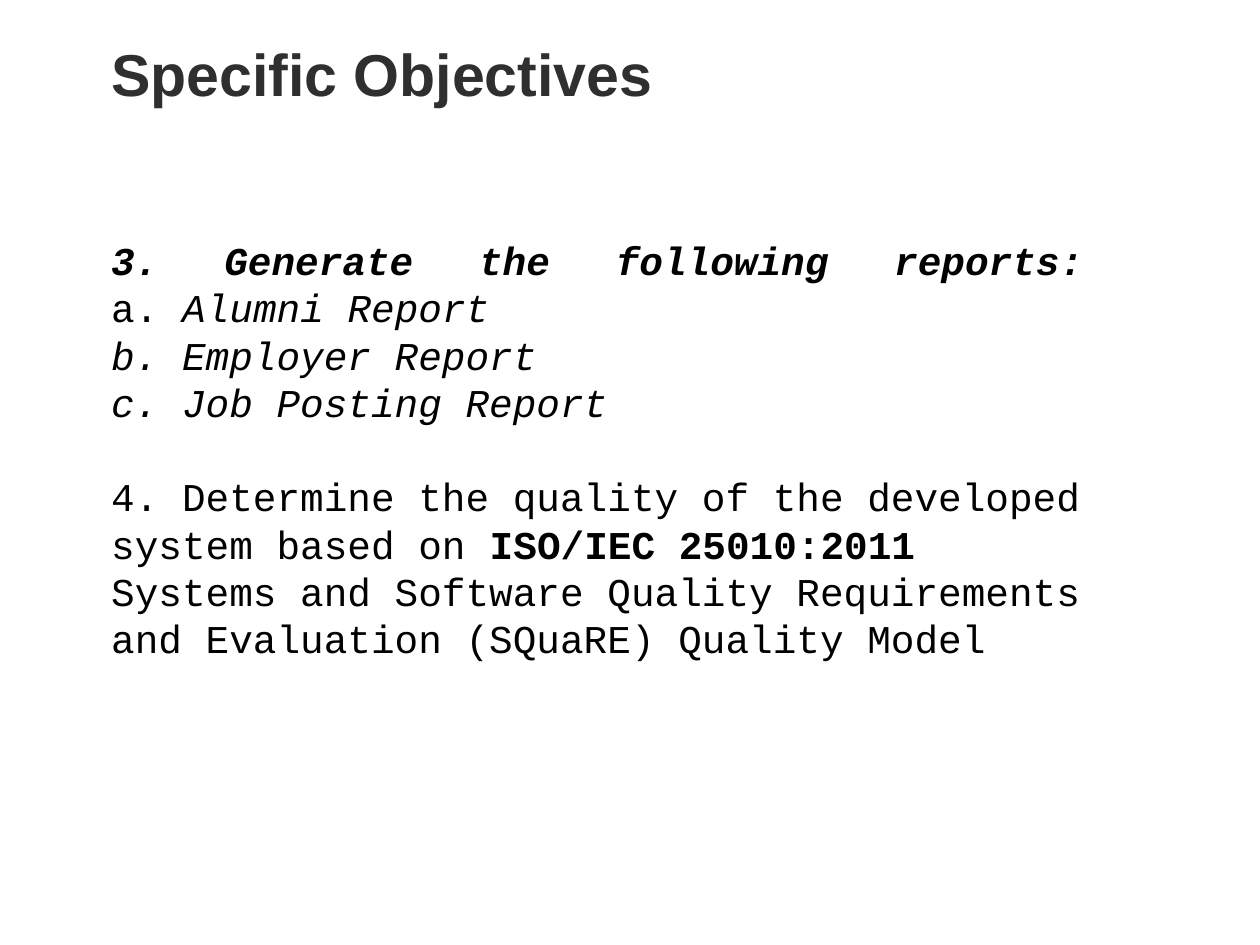
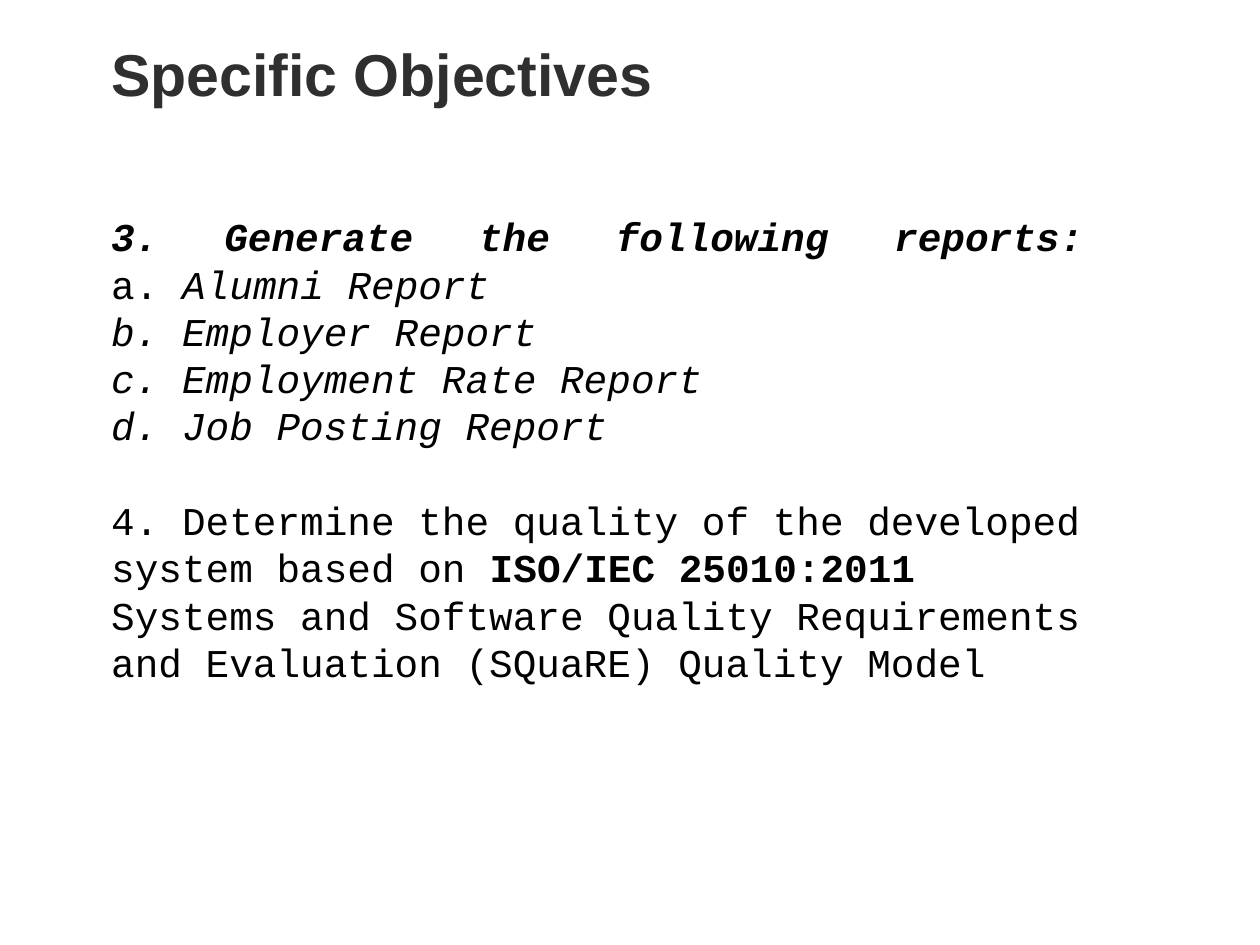
Before and after one commit to awtsmahalko/atjmai, a slide deck: slide 5 of documents/Template-for-Final-Oral.pptx (slide 6 before the commit). Drawn at 1260x945 pixels with LibreOffice and Linux fonts; fonts in the diff are those of the drawing; background and template pictures are left out. Boxes give left, top, right and bottom in pixels: in the first picture for what was removed or moved away, otherwise in the second. Text is boxed around its words. In the diff, an @@ line names an element or a change of style, - is before the commit and + after.

```diff
--- a/documents/Template-for-Final-Oral.pptx
+++ b/documents/Template-for-Final-Oral.pptx
@@ text "3. Generate the following reports: ...": place and size @@
-text "3. Generate the following reports: ..." at bbox=[111, 247, 1080, 662]
+text "3. Generate the following reports: ..." at bbox=[111, 223, 1080, 686]
@@ text at bbox=[111, 365, 702, 449]: text changed @@
-          c. Job Posting Report
+          c. Employment Rate Report
+          d. Job Posting Report
```
Also in this commit, not shown: 1 other slide changed, 8 slides added, 1 slide removed, 16 other files.
